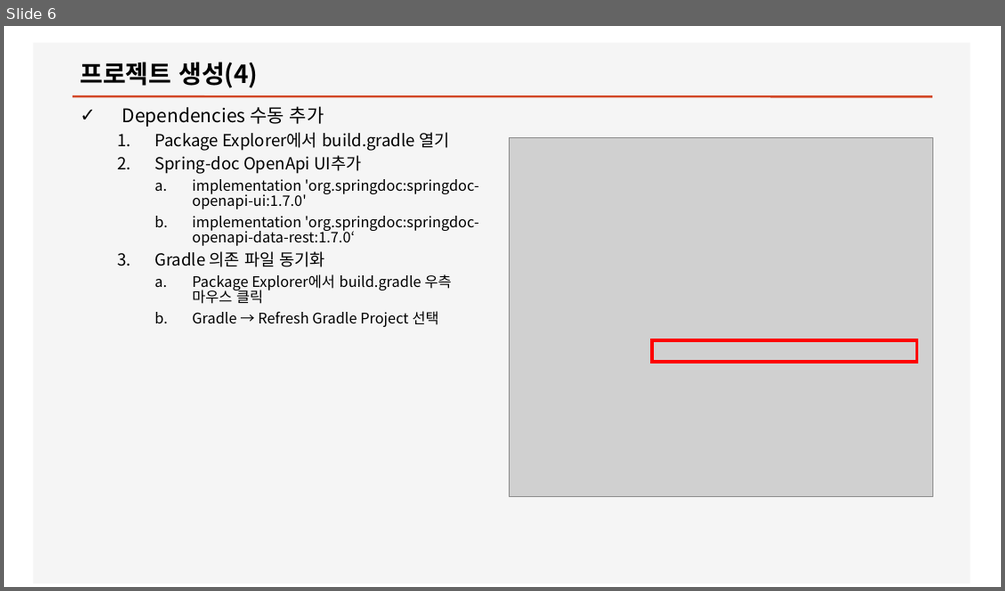
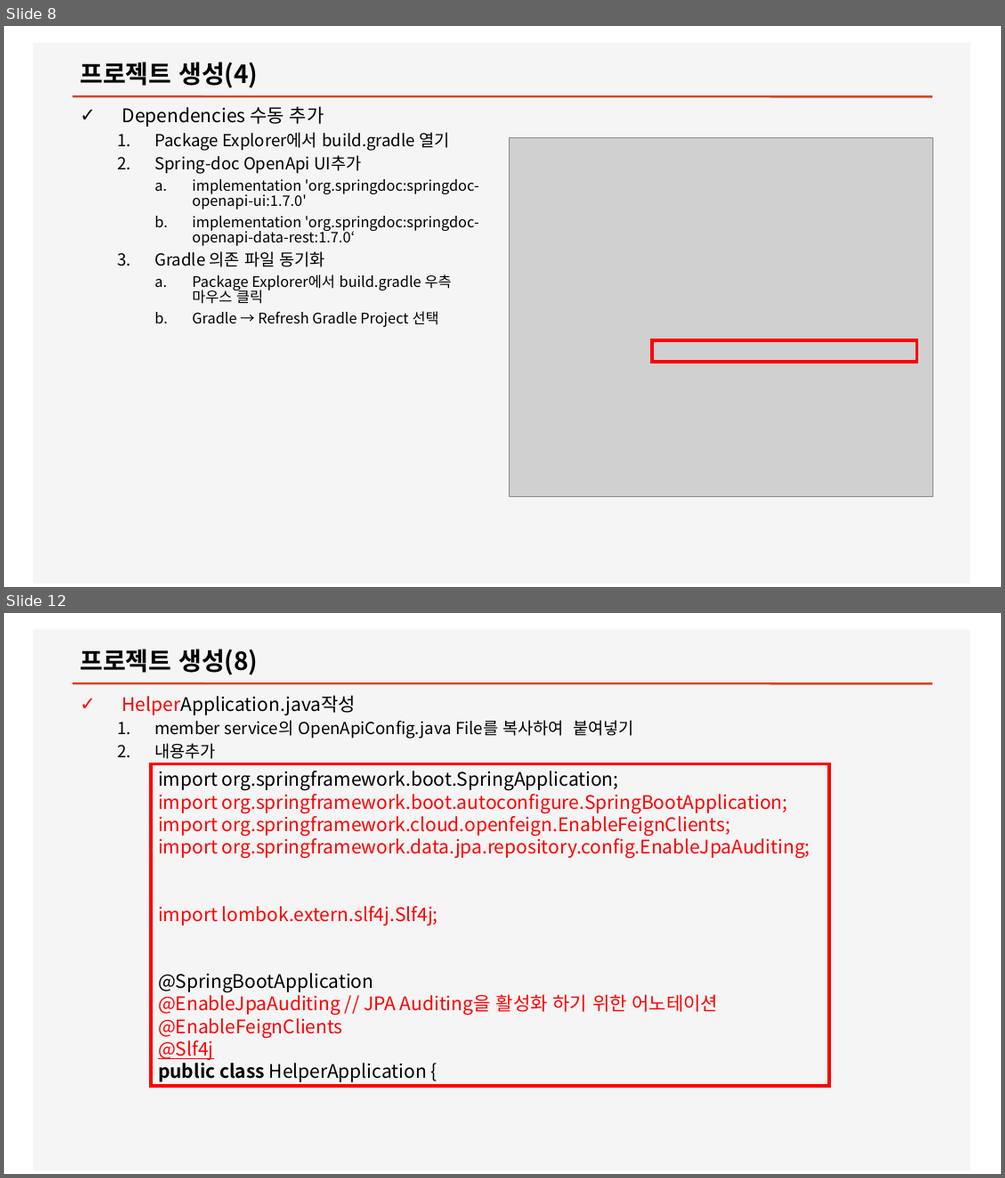
Before and after one commit to ByounggwanLee/CareMoa, a slide deck: Doc/프로젝트생성.pptx. Shown one above the other, each under a label of ours: slide 6 before the commit, slides 8 and 12 after it; the slides between them are not shown. The pictures are 1005x591 and 1005x1178 pixels, drawn with LibreOffice and Linux fonts; fonts in the diff are those of the drawing; grey boxes stand for pictures. Boxes give left, top, right and bottom in pixels: in the first picture for what was removed or moved away, otherwise in the second. Text is boxed around its words. In the diff, an @@ line names an element or a change of style, - is before the commit and + after.

Commit message:
Helper 프로젝트 및 메뉴얼 보강

```diff
--- a/Doc/프로젝트생성.pptx
+++ b/Doc/프로젝트생성.pptx
@@ slide 12 added at (4,613,1001,1174), background #FFFFFF; not listed: 2 template elements that a slide beside it also shows @@
@@ title added at (80,649,258,675), 24 pt, text #000000, bold @@
+프로젝트 생성(8)
@@ text added at (122,695,634,759), 16 pt, text #000000 @@
+✓ HelperApplication.java작성
+  1. member service의 OpenApiConfig.java File를 복사하여 붙여넣기
+  2. 내용추가
@@ rectangle added at (151,764,830,1086), outline #FF0000 3 pt, 18 pt, text #FF0000 @@
+import org.springframework.boot.SpringApplication;
+import org.springframework.boot.autoconfigure.SpringBootApplication;
+import org.springframework.cloud.openfeign.EnableFeignClients;
+import org.springframework.data.jpa.repository.config.EnableJpaAuditing;
+import lombok.extern.slf4j.Slf4j;
+@SpringBootApplication
+@EnableJpaAuditing // JPA Auditing을 활성화 하기 위한 어노테이션
+@EnableFeignClients
+@Slf4j
+public class HelperApplication {
@@ what was slide 6 is now slide 8 @@
```
Also in this commit, not shown: 2 slides changed, 8 other slides added, 10 other files.
